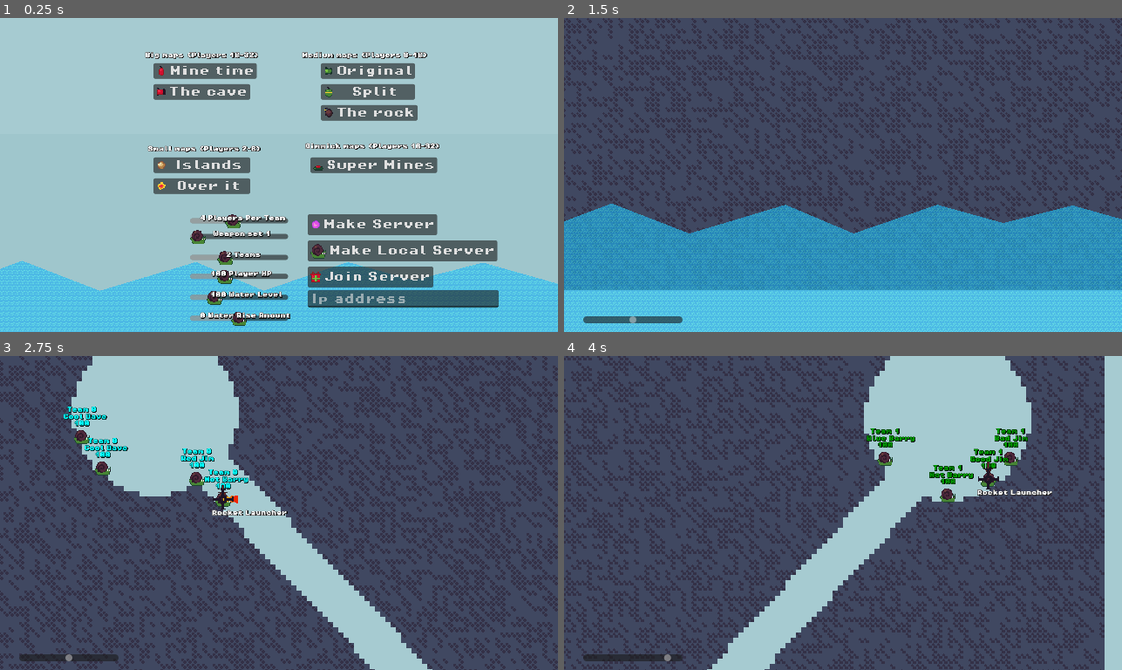
Above: before the commit, frames 1-4 (two rows, left to right).
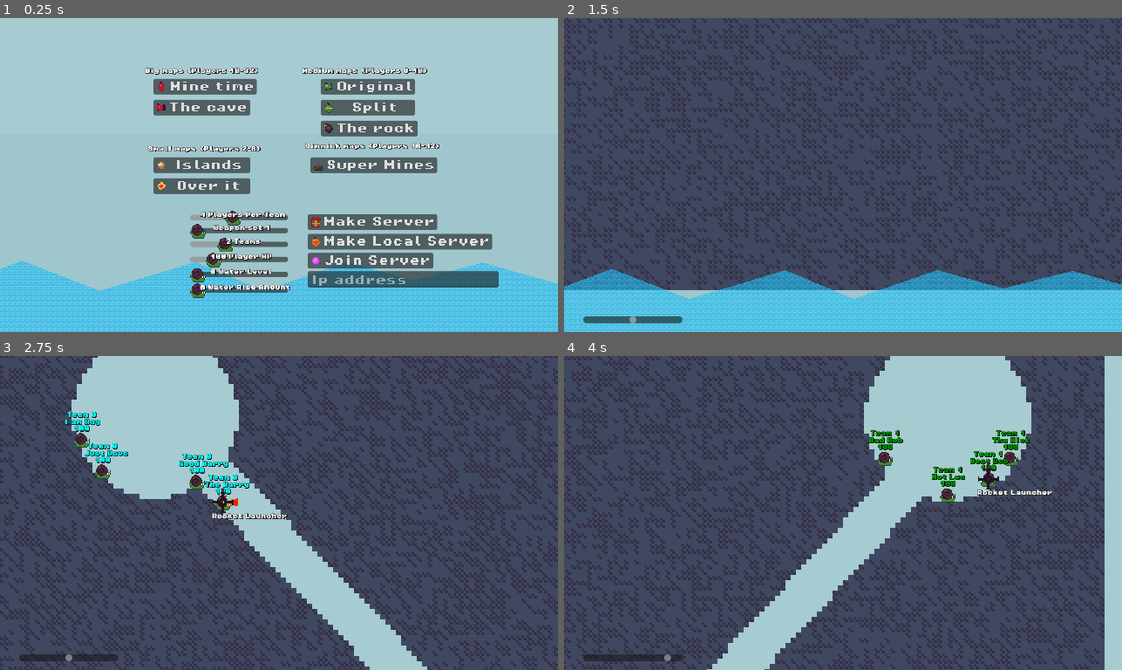
Above: after the commit, the same moments.

Repository: codingbanana21/Snail-Wars
Game: Godot game, scene res://scenes/main_menu.tscn
Two runs of this game, one before a commit and one after it. Both use one fixed random seed, a clock stepped at 60 frames per second and the inputs below.
Inputs (mouse positions are in pixels of both pictures, inside the frame that each line leads up to):
- Up to frame 1 (0.25 s): no input
- Up to frame 2 (1.5 s): click "Make Local Server" at 0.5 s; click "Mine time" at 1.25 s
- Up to frame 3 (2.75 s): tap Enter (skip) at 2 s; move the mouse to (401, 497) at 2.02 s; press the mouse at (401, 497) at 2.03 s; hold D (right) from 2.03 s (still down); tap W (jump) at 2.27 s
- Up to frame 4 (4 s): move the mouse to (731, 528) at 2.77 s; release the mouse at (731, 528) at 2.78 s; tap Mouse wheel down (last_weapon) at 2.85 s; tap W (jump) at 3.02 s; move the mouse to (898, 443) at 3.52 s; release D (right) at 3.53 s; hold A (left) from 3.53 s (still down); right-click (898, 443) at 3.6 s

The runs differ from the first frame. In frame 1, 16% of the frame differs, in the area x 25-90%, y 10-99%; in frame 2, 30%; in frame 3, 42%, in the area x 0-100%, y 0-100%; in frame 4, 1.0%.
Error in both runs: Out of bounds get index '1' (on base: 'PackedStringArray') (res://scripts/menu.gd:101)

Commit message:
Menu and player name chanages

Diff:
--- a/scenes/main_menu.tscn
+++ b/scenes/main_menu.tscn
@@ -16,6 +16,7 @@
 [ext_resource type="Texture2D" uid="uid://cdrohksna380c" path="res://assets/images/land_mine.png" id="12_1dfpl"]
 [ext_resource type="Texture2D" uid="uid://c0trkmwdkg627" path="res://assets/images/teleporta.png" id="13_1ajci"]
 [ext_resource type="Texture2D" uid="uid://cbnwe1cqap1py" path="res://assets/images/present.png" id="14_7b55j"]
+[ext_resource type="Texture2D" uid="uid://cd6j10f3xc22c" path="res://assets/images/pumkin_grenad.png" id="16_j7ex8"]
 
 [node name="MainMenu" type="Node2D" unique_id=2137944541]
 script = ExtResource("1_flqon")
@@ -44,64 +45,62 @@
 
 [node name="MapLabel" type="Label" parent="Menu/Maps" unique_id=2111666030]
 offset_left = -205.0
-offset_top = -363.0
+offset_top = -339.0
 offset_right = 159.0
-offset_bottom = -347.0
+offset_bottom = -323.0
 scale = Vector2(0.5, 0.5)
 text = "Big maps (Players 18-32)"
 label_settings = ExtResource("3_1ajci")
-metadata/_edit_use_anchors_ = true
 
 [node name="B1MapButton" parent="Menu/Maps" unique_id=132146067 instance=ExtResource("7_7b55j")]
 offset_left = -192.0
-offset_top = -347.0
+offset_top = -323.0
 offset_right = -34.0
-offset_bottom = -323.0
+offset_bottom = -299.0
 text = "Mine time"
 icon = ExtResource("5_5pajh")
 map = "b1"
 
 [node name="B2MapButton" parent="Menu/Maps" unique_id=2026389007 instance=ExtResource("7_7b55j")]
 offset_left = -192.0
-offset_top = -315.0
+offset_top = -291.0
 offset_right = -44.0
-offset_bottom = -291.0
+offset_bottom = -267.0
 text = "The cave"
 icon = ExtResource("11_svtp6")
 map = "b2"
 
 [node name="MapLabel2" type="Label" parent="Menu/Maps" unique_id=498424789]
 offset_left = 35.0
-offset_top = -363.0
+offset_top = -339.0
 offset_right = 451.0
-offset_bottom = -347.0
+offset_bottom = -323.0
 scale = Vector2(0.5, 0.5)
 text = "Medium maps (Players 8-18)"
 label_settings = ExtResource("3_1ajci")
-metadata/_edit_use_anchors_ = true
 
 [node name="M1MapButton" parent="Menu/Maps" unique_id=2021083051 instance=ExtResource("7_7b55j")]
 offset_left = 64.0
-offset_top = -347.0
+offset_top = -323.0
 offset_right = 208.0
-offset_bottom = -323.0
+offset_bottom = -299.0
 text = "Original"
 icon = ExtResource("7_a8gd2")
 
 [node name="M2MapButton" parent="Menu/Maps" unique_id=1499827498 instance=ExtResource("7_7b55j")]
 offset_left = 64.0
-offset_top = -315.0
+offset_top = -291.0
 offset_right = 208.0
-offset_bottom = -291.0
+offset_bottom = -267.0
 text = "Split"
 icon = ExtResource("8_hstxw")
 map = "m2"
 
 [node name="M3MapButton" parent="Menu/Maps" unique_id=421375843 instance=ExtResource("7_7b55j")]
 offset_left = 64.0
-offset_top = -283.0
+offset_top = -259.0
 offset_right = 212.0
-offset_bottom = -259.0
+offset_bottom = -235.0
 text = "The rock"
 icon = ExtResource("9_8egab")
 map = "m3"
@@ -159,9 +158,9 @@
 [node name="PerTeamHSlider" type="HSlider" parent="Menu/Settings" unique_id=2044711407]
 unique_name_in_owner = true
 offset_left = -136.0
-offset_top = -118.0
-offset_right = 14.0
-offset_bottom = -94.0
+offset_top = -123.0
+offset_right = 14.0
+offset_bottom = -99.0
 theme_override_icons/grabber = ExtResource("6_j7ex8")
 theme_override_icons/grabber_highlight = ExtResource("7_a8gd2")
 min_value = 1.0
@@ -172,9 +171,9 @@
 [node name="PerTeamLabel" type="Label" parent="Menu/Settings" unique_id=911952572]
 unique_name_in_owner = true
 offset_left = -121.0
-offset_top = -114.0
+offset_top = -119.0
 offset_right = 141.0
-offset_bottom = -98.0
+offset_bottom = -103.0
 scale = Vector2(0.5, 0.5)
 text = "4 Players Per Team"
 label_settings = ExtResource("3_1ajci")
@@ -183,9 +182,9 @@
 [node name="WeaponsHSlider" type="HSlider" parent="Menu/Settings" unique_id=858606506]
 unique_name_in_owner = true
 offset_left = -136.0
-offset_top = -94.0
-offset_right = 14.0
-offset_bottom = -70.0
+offset_top = -103.0
+offset_right = 14.0
+offset_bottom = -79.0
 theme_override_icons/grabber = ExtResource("6_j7ex8")
 theme_override_icons/grabber_highlight = ExtResource("7_a8gd2")
 min_value = 1.0
@@ -196,20 +195,19 @@
 [node name="WeaponsLabel" type="Label" parent="Menu/Settings" unique_id=1362672685]
 unique_name_in_owner = true
 offset_left = -101.0
-offset_top = -90.0
+offset_top = -99.0
 offset_right = 75.0
-offset_bottom = -74.0
+offset_bottom = -83.0
 scale = Vector2(0.5, 0.5)
 text = "Weapon set 1"
 label_settings = ExtResource("3_1ajci")
-metadata/_edit_use_anchors_ = true
 
 [node name="TeamsHSlider" type="HSlider" parent="Menu/Settings" unique_id=1112265823]
 unique_name_in_owner = true
 offset_left = -136.0
-offset_top = -62.0
-offset_right = 14.0
-offset_bottom = -38.0
+offset_top = -82.0
+offset_right = 14.0
+offset_bottom = -58.0
 theme_override_icons/grabber = ExtResource("6_j7ex8")
 theme_override_icons/grabber_highlight = ExtResource("7_a8gd2")
 min_value = 1.0
@@ -220,96 +218,79 @@
 [node name="TeamsLabel" type="Label" parent="Menu/Settings" unique_id=1984247566]
 unique_name_in_owner = true
 offset_left = -81.0
-offset_top = -58.0
+offset_top = -78.0
 offset_right = 23.0
-offset_bottom = -42.0
+offset_bottom = -62.0
 scale = Vector2(0.5, 0.5)
 text = "2 teams"
 label_settings = ExtResource("3_1ajci")
-metadata/_edit_use_anchors_ = true
 
 [node name="PlayerHPHSlider" type="HSlider" parent="Menu/Settings" unique_id=1590794834]
 unique_name_in_owner = true
 offset_left = -136.0
-offset_top = -33.0
-offset_right = 14.0
-offset_bottom = -9.0
+offset_top = -59.0
+offset_right = 14.0
+offset_bottom = -35.0
 theme_override_icons/grabber = ExtResource("6_j7ex8")
 theme_override_icons/grabber_highlight = ExtResource("7_a8gd2")
 min_value = 1.0
-max_value = 300.0
-value = 100.0
-rounded = true
-
-[node name="PlayerHPLabel" type="Label" parent="Menu/Settings" unique_id=1672681100]
-unique_name_in_owner = true
-offset_left = -105.0
-offset_top = -29.0
-offset_right = 83.0
-offset_bottom = -13.0
-scale = Vector2(0.5, 0.5)
-text = "100 Player HP"
-label_settings = ExtResource("3_1ajci")
-metadata/_edit_use_anchors_ = true
-
-[node name="WaterLevelHSlider" type="HSlider" parent="Menu/Settings" unique_id=1434262133]
-unique_name_in_owner = true
-offset_left = -136.0
-offset_top = -1.0
-offset_right = 14.0
-offset_bottom = 23.0
-theme_override_icons/grabber = ExtResource("6_j7ex8")
-theme_override_icons/grabber_highlight = ExtResource("7_a8gd2")
 max_value = 500.0
 value = 100.0
 rounded = true
 
+[node name="PlayerHPLabel" type="Label" parent="Menu/Settings" unique_id=1672681100]
+unique_name_in_owner = true
+offset_left = -105.0
+offset_top = -55.0
+offset_right = 83.0
+offset_bottom = -39.0
+scale = Vector2(0.5, 0.5)
+text = "100 Player HP"
+label_settings = ExtResource("3_1ajci")
+
+[node name="WaterLevelHSlider" type="HSlider" parent="Menu/Settings" unique_id=1434262133]
+unique_name_in_owner = true
+offset_left = -136.0
+offset_top = -36.0
+offset_right = 14.0
+offset_bottom = -12.0
+theme_override_icons/grabber = ExtResource("6_j7ex8")
+theme_override_icons/grabber_highlight = ExtResource("7_a8gd2")
+max_value = 500.0
+rounded = true
+
 [node name="WaterLevelLabel" type="Label" parent="Menu/Settings" unique_id=428435350]
 unique_name_in_owner = true
 offset_left = -105.0
-offset_top = 3.0
+offset_top = -32.0
 offset_right = 83.0
-offset_bottom = 19.0
+offset_bottom = -16.0
 scale = Vector2(0.5, 0.5)
 text = "0 Water Level"
 label_settings = ExtResource("3_1ajci")
-metadata/_edit_use_anchors_ = true
 
 [node name="WaterRiseHSlide" type="HSlider" parent="Menu/Settings" unique_id=1397876005]
 unique_name_in_owner = true
 offset_left = -136.0
-offset_top = 31.0
-offset_right = 14.0
-offset_bottom = 55.0
-theme_override_icons/grabber = ExtResource("6_j7ex8")
-theme_override_icons/grabber_highlight = ExtResource("7_a8gd2")
-min_value = -100.0
+offset_top = -12.0
+offset_right = 14.0
+offset_bottom = 12.0
+theme_override_icons/grabber = ExtResource("6_j7ex8")
+theme_override_icons/grabber_highlight = ExtResource("7_a8gd2")
+max_value = 200.0
 rounded = true
 
 [node name="WaterRiseLabel" type="Label" parent="Menu/Settings" unique_id=2110826948]
 unique_name_in_owner = true
 offset_left = -121.0
-offset_top = 35.0
+offset_top = -8.0
 offset_right = 155.0
-offset_bottom = 51.0
+offset_bottom = 8.0
 scale = Vector2(0.5, 0.5)
 text = "0 Water Rise Amount"
 label_settings = ExtResource("3_1ajci")
-metadata/_edit_use_anchors_ = true
 
 [node name="Multiplayer" type="Node2D" parent="Menu" unique_id=2022603963]
-
-[node name="LocalServer" type="Button" parent="Menu/Multiplayer" unique_id=281650061]
-anchors_preset = -1
-anchor_left = -0.1875
-anchor_right = -0.1875
-offset_left = 44.0
-offset_top = -76.0
-offset_right = 334.0
-offset_bottom = -44.0
-theme_override_fonts/font = ExtResource("4_7b55j")
-text = "Make Local Server"
-icon = ExtResource("6_j7ex8")
 
 [node name="OnlineServer" type="Button" parent="Menu/Multiplayer" unique_id=270750038]
 anchors_preset = -1
@@ -318,28 +299,41 @@
 offset_left = 44.0
 offset_top = -116.0
 offset_right = 242.0
-offset_bottom = -84.0
+offset_bottom = -92.0
 theme_override_fonts/font = ExtResource("4_7b55j")
 text = "Make Server"
-icon = ExtResource("13_1ajci")
+icon = ExtResource("14_7b55j")
+
+[node name="LocalServer" type="Button" parent="Menu/Multiplayer" unique_id=281650061]
+anchors_preset = -1
+anchor_left = -0.1875
+anchor_right = -0.1875
+offset_left = 44.0
+offset_top = -86.0
+offset_right = 326.0
+offset_bottom = -62.0
+theme_override_fonts/font = ExtResource("4_7b55j")
+text = "Make Local Server"
+icon = ExtResource("16_j7ex8")
 
 [node name="Client" type="Button" parent="Menu/Multiplayer" unique_id=36848596]
 anchors_preset = -1
 anchor_left = -0.1875
 anchor_right = -0.1875
 offset_left = 44.0
-offset_top = -36.0
+offset_top = -57.0
 offset_right = 236.0
-offset_bottom = -4.0
+offset_bottom = -33.0
 theme_override_fonts/font = ExtResource("4_7b55j")
 text = "Join Server"
-icon = ExtResource("14_7b55j")
+icon = ExtResource("13_1ajci")
 
 [node name="IP" type="TextEdit" parent="Menu/Multiplayer" unique_id=25057402]
 unique_name_in_owner = true
 offset_left = 44.0
+offset_top = -29.0
 offset_right = 336.0
-offset_bottom = 27.0
+offset_bottom = -4.0
 theme_override_fonts/font = ExtResource("4_7b55j")
 placeholder_text = "Ip address"
 
--- a/scenes/player.tscn
+++ b/scenes/player.tscn
@@ -49,9 +49,9 @@
 
 [node name="NameLabel" type="Label" parent="." unique_id=338090993]
 offset_left = -28.5
-offset_top = -34.5
+offset_top = -31.5
 offset_right = 87.5
-offset_bottom = -18.5
+offset_bottom = -15.5
 scale = Vector2(0.5, 0.5)
 text = "Player"
 label_settings = ExtResource("3_qhqgy")
@@ -59,9 +59,9 @@
 
 [node name="TeamLabel" type="Label" parent="." unique_id=330105742]
 offset_left = -29.0
-offset_top = -45.5
+offset_top = -42.5
 offset_right = 87.0
-offset_bottom = -29.5
+offset_bottom = -26.5
 scale = Vector2(0.5, 0.5)
 text = "Team"
 label_settings = ExtResource("3_qhqgy")
@@ -69,9 +69,9 @@
 
 [node name="HpLabel" type="Label" parent="." unique_id=1171433253]
 offset_left = -29.0
-offset_top = -24.5
+offset_top = -21.5
 offset_right = 87.0
-offset_bottom = -8.5
+offset_bottom = -5.5
 scale = Vector2(0.5, 0.5)
 text = "100"
 label_settings = ExtResource("3_qhqgy")
--- a/scripts/player.gd
+++ b/scripts/player.gd
@@ -23,8 +23,8 @@
 const BACK_JUMP: Vector2 = Vector2(-50, -400)
 const PLAYER_GRAVITY: int = 30
 const WEAPONS: Array[String] = ["rocket","grenade","drill","bomb","air_strike","drill_strike","tnt","bullet","teleporta","pumkin_grenade","present","cake_tnt","leaf"]
-const NAMES: Array[String] = ["Barry","Bob","Jim","Dave"]
-const NAMES2: Array[String] = ["Good","Bad","Cool","Best","Dumb","Not","Dead","Red","Blue","Green","Super","The","Just"]
+const NAMES: Array[String] = ["Barry","Bob","Jim","Dave","Rick","Rob","Ray","Nick","Leo"]
+const NAMES2: Array[String] = ["Good","Bad","Cool","Best","Dumb","Not","Dead","Same","Super","The","Just","I am"]
 
 var id: int
 var rng = RandomNumberGenerator.new()
--- a/scripts/projectile.gd
+++ b/scripts/projectile.gd
@@ -12,7 +12,7 @@
 @export var knockback: int = 50
 @export var life_steel: int = 0
 @export var speed: int = 60
-@export var min_speed: int = 100
+@export var min_speed: int = 80
 @export var gravity: int = 450
 @export var projectile_hp: int = 1
 @export var hit_stun_time: float = 0.0
Not shown: 1 places in scenes/main_menu.tscn that only renumber resources
